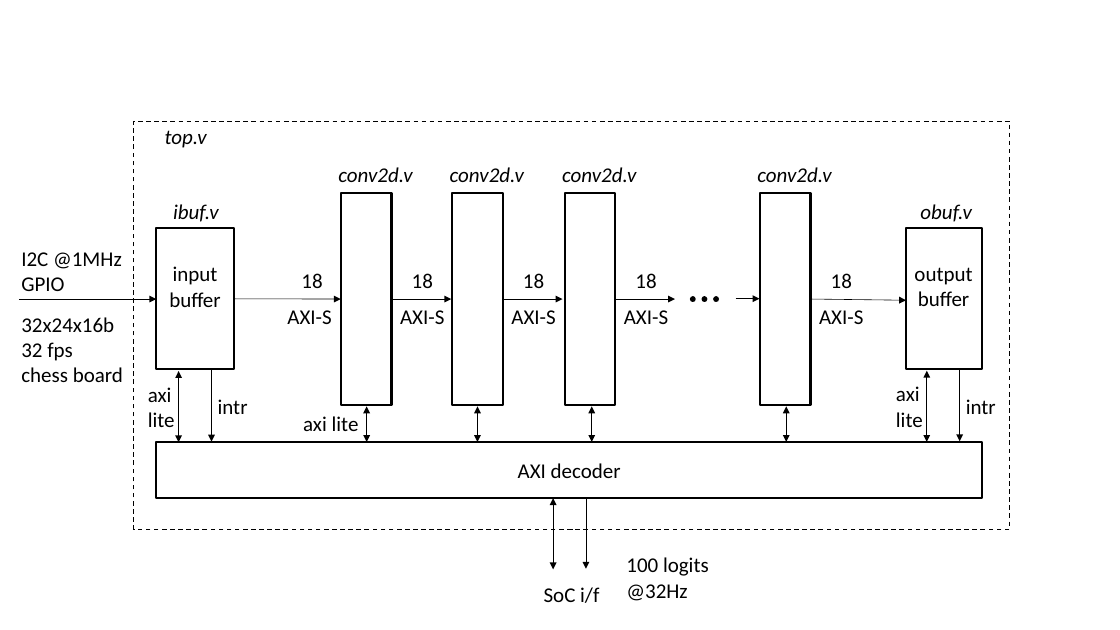
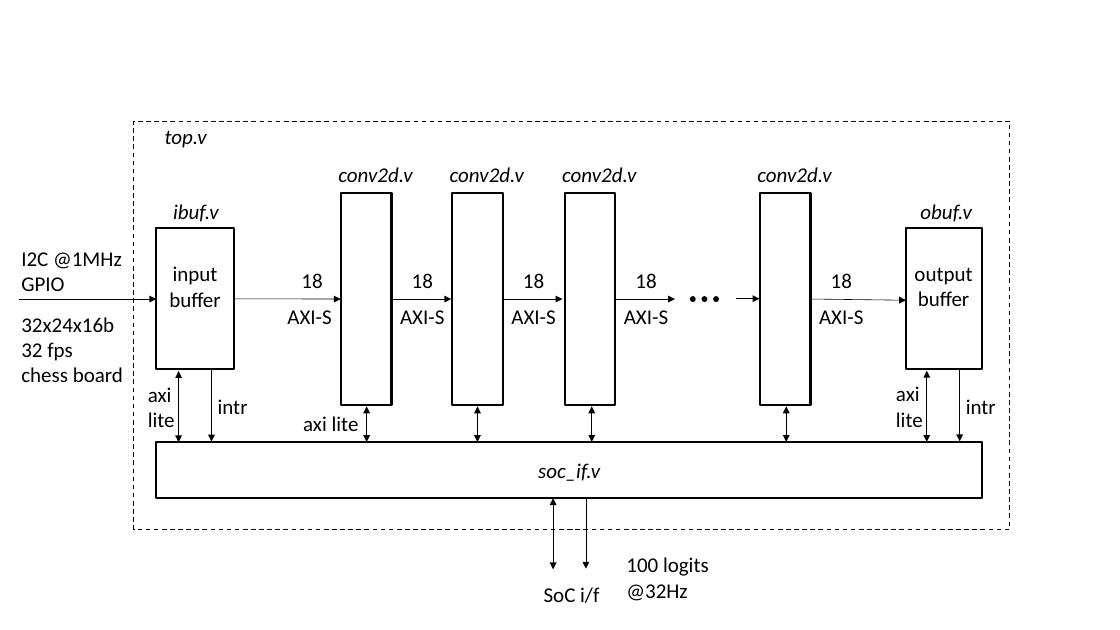
Before and after one commit to RapidSilicon/andromeda, a slide deck: slide 2 of latex/Figures/figures.pptx. Drawn at 1120x630 pixels with LibreOffice and Linux fonts; fonts in the diff are those of the drawing. Boxes give left, top, right and bottom in pixels: in the first picture for what was removed or moved away, otherwise in the second. Text is boxed around its words. In the diff, an @@ line names an element or a change of style, - is before the commit and + after.

```diff
--- a/latex/Figures/figures.pptx
+++ b/latex/Figures/figures.pptx
@@ text in rectangle at (538,463,600,481): text changed; italic on @@
-AXI decoder
+soc_if.v
```
Also in this commit, not shown: 3 other files.
